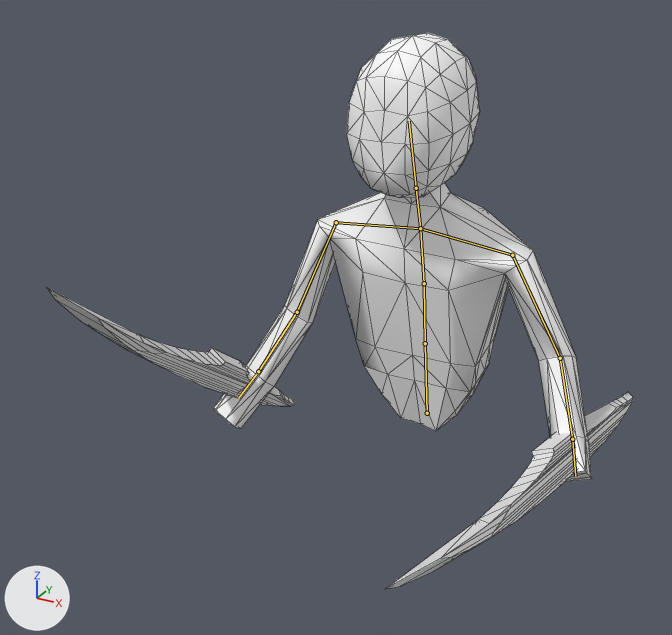
A saved change to the Blender file Project/Assets/Blender/playerAnimation.blend.
Camera for both pictures: a 50 mm lens placed at (6.3, -15.2, 9.2), pointed at (-0.7, -2.6, 2.9). The axes (+X, +Y, +Z) are drawn at lower left. The lights are the same throughout. Both versions are drawn at frame 12 of the action 'idle'; the numbers are the values there. The bones that bend it are drawn over the model as lines. Mesh edges are drawn as thin lines.

In view in the first picture: 'playerWeapon_0', 'playerWeapon_1.001', 'player_0'.
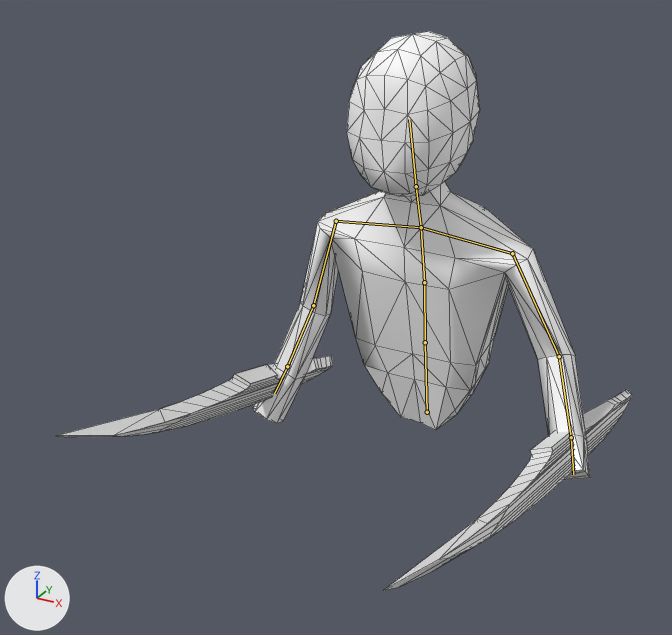
What changed in the scene script:
```text
Change bone_waist:
    where bone_waist = bpy.data.objects['playerArmature'].pose.bones['waist']
    bone_waist.location: (0.0, -0.15, 0.0) -> (0.0, -0.12, 0.0)
Change bone_leftupperarm:
    where bone_leftupperarm = bpy.data.objects['playerArmature'].pose.bones['leftUpperArm']  # child of 'leftShoulder'
    bone_leftupperarm.rotation_quaternion: (0.865, -0.044, 0.04, -0.498) -> (0.862, -0.046, 0.045, -0.503)  # degrees (-7, 1, -60) -> degrees (-7, 2, -61)
Change bone_rightupperarm:
    where bone_rightupperarm = bpy.data.objects['playerArmature'].pose.bones['rightUpperArm']  # child of 'rightShoulder'
    bone_rightupperarm.rotation_quaternion: (0.861, 0.506, 0.037, -0.038) -> (0.841, 0.537, -0.051, 0.017)  # degrees (61, 6, -2) -> degrees (65, -6, -2)
Change bone_rightforearm:
    where bone_rightforearm = bpy.data.objects['playerArmature'].pose.bones['rightForearm']  # child of 'rightUpperArm'
    bone_rightforearm.rotation_quaternion: (0.975, 0.0, 0.047, -0.217) -> (0.978, 0.001, 0.043, -0.204)  # degrees (-1, 5, -25) -> degrees (-1, 5, -24)
Change bone_righthand:
    where bone_righthand = bpy.data.objects['playerArmature'].pose.bones['rightHand']  # child of 'rightForearm'
    bone_righthand.rotation_quaternion: (0.995, -0.012, 0.045, -0.089) -> (0.999, -0.008, 0.028, -0.039)  # degrees (-2, 5, -10) -> degrees (-1, 3, -5)
```

Changed parts and their boxes [x1, y1, x2, y2] in the pictures (672 x 635 px):
'player_0', posed (11% narrower): before [213, 32, 592, 482]; after [253, 31, 590, 480]
'playerWeapon_0', posed (11% wider, 31% shorter): before [46, 287, 294, 406]; after [57, 355, 332, 437]
'playerWeapon_1.001', posed: before [386, 392, 633, 589]; after [384, 389, 632, 590]
bone 'waist', root to tip: before (427, 413) to (425, 343); after (427, 412) to (425, 342)
bone 'leftUpperArm', root to tip: before (512, 255) to (560, 358); after (512, 253) to (559, 356)
bone 'rightUpperArm', root to tip: before (336, 222) to (297, 312); after (336, 221) to (313, 305)
bone 'rightForearm', root to tip: before (297, 312) to (258, 371); after (313, 305) to (287, 366)
bone 'rightHand', root to tip: before (258, 371) to (238, 398); after (287, 366) to (274, 393)
